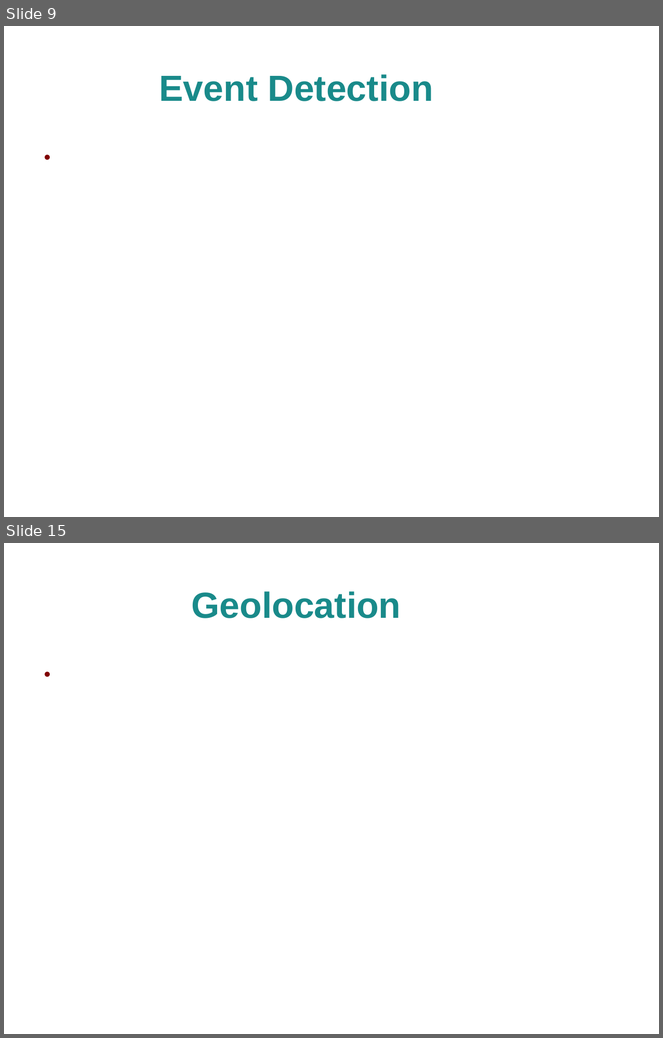
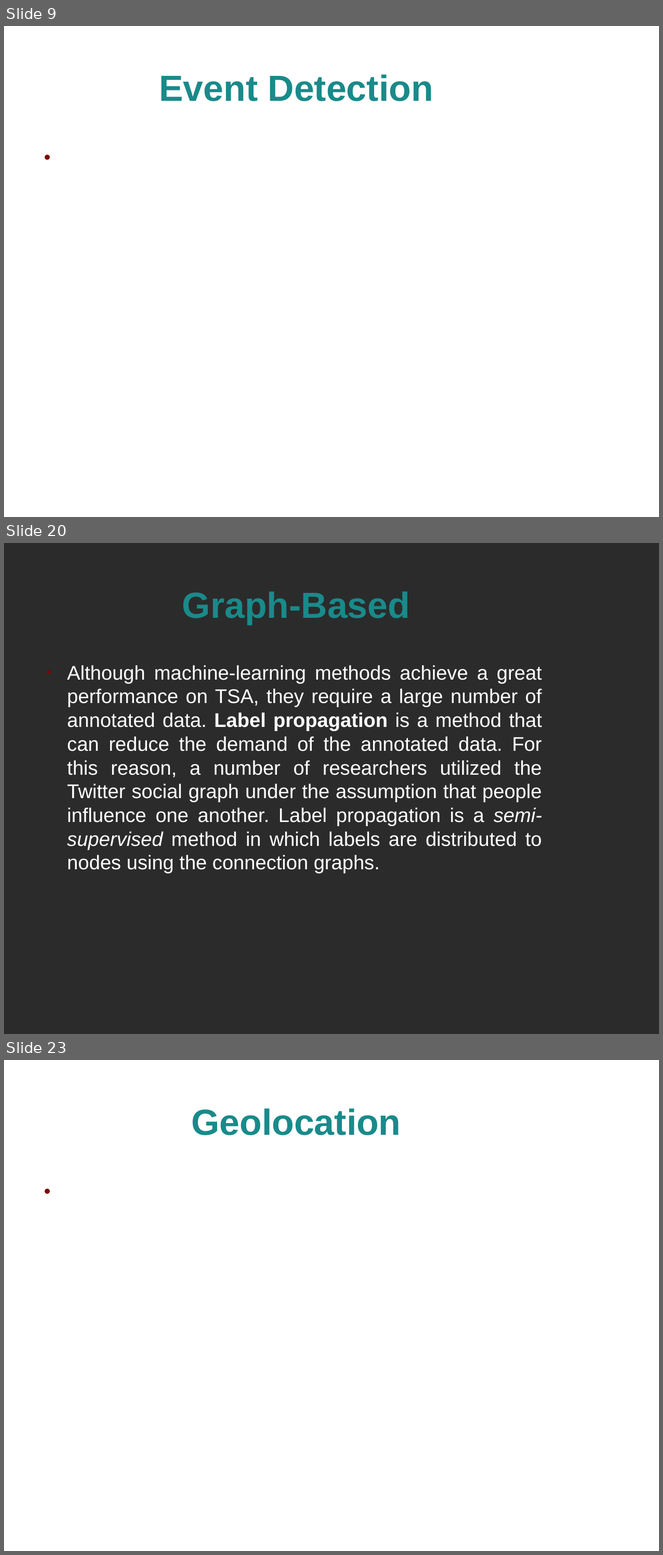
Before and after one commit to alextsil/twitter-topic-detection-and-analysis, a slide deck: parousiasi/presentation.odp. Shown one above the other, each under a label of ours: slides 9 and 15 before the commit, slides 9, 20 and 23 after it; the slides between them are not shown. The pictures are 663x1038 and 663x1555 pixels, drawn with LibreOffice and Linux fonts; fonts in the diff are those of the drawing; background and template pictures are left out; a plain dark background stands for a picture behind light text. Boxes give left, top, right and bottom in pixels: in the first picture for what was removed or moved away, otherwise in the second. Text is boxed around its words. In the diff, an @@ line names an element or a change of style, - is before the commit and + after.

```diff
--- a/parousiasi/presentation.odp
+++ b/parousiasi/presentation.odp
@@ slide 20 added at box(4, 543, 659, 1034), background picture (left out) @@
@@ title added at box(182, 591, 410, 625), 44 pt, text #198A8A, bold @@
+Graph-Based
@@ text added at box(67, 665, 542, 874), 24 pt, text #FFFFFF @@
+● Although machine-learning methods achieve a great performance on TSA, they require a large number of annotated data. Label propagation is a method that can reduce the demand of the annotated data. For this reason, a number of researchers utilized the Twitter social graph under the assumption that people influence one another. Label propagation is a semi-supervised method in which labels are distributed to nodes using the connection graphs.
@@ what was slide 15 is now slide 23 @@
```
Also in this commit, not shown: 1 slide changed, 12 other slides added, 5 slides removed.
